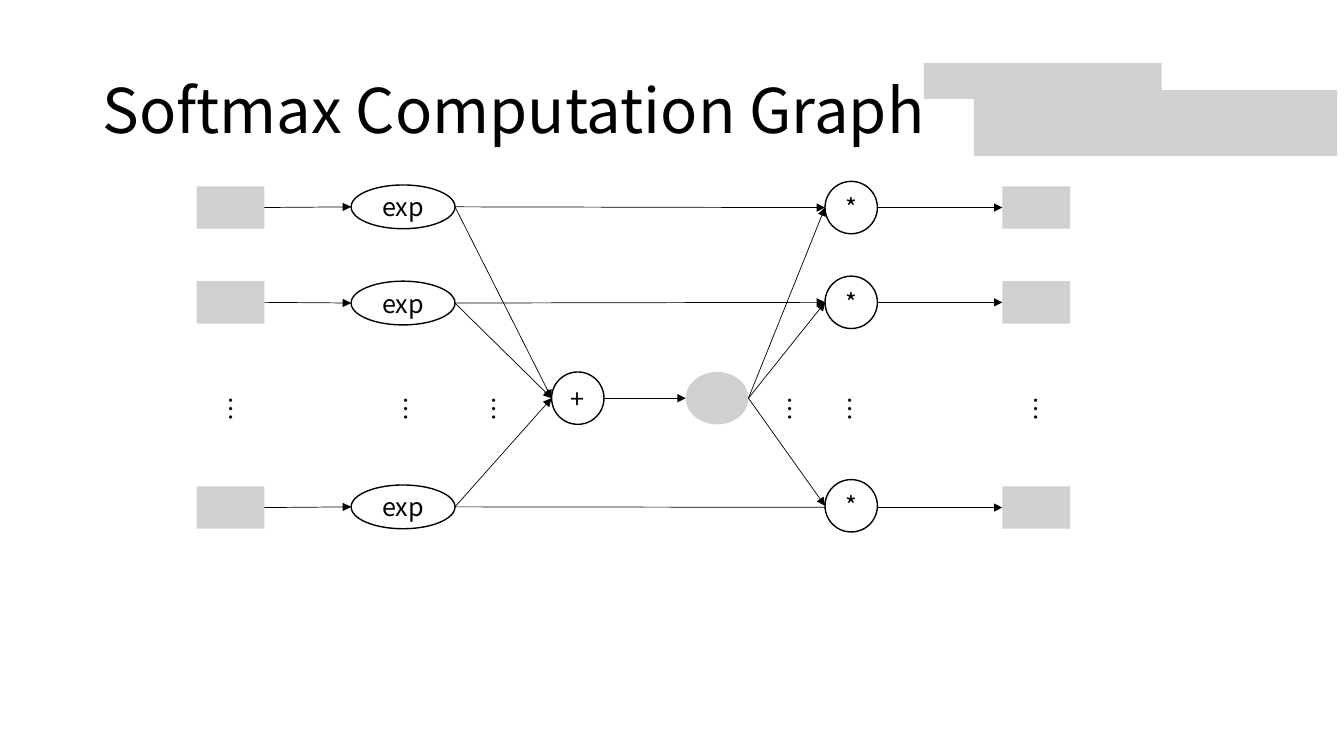
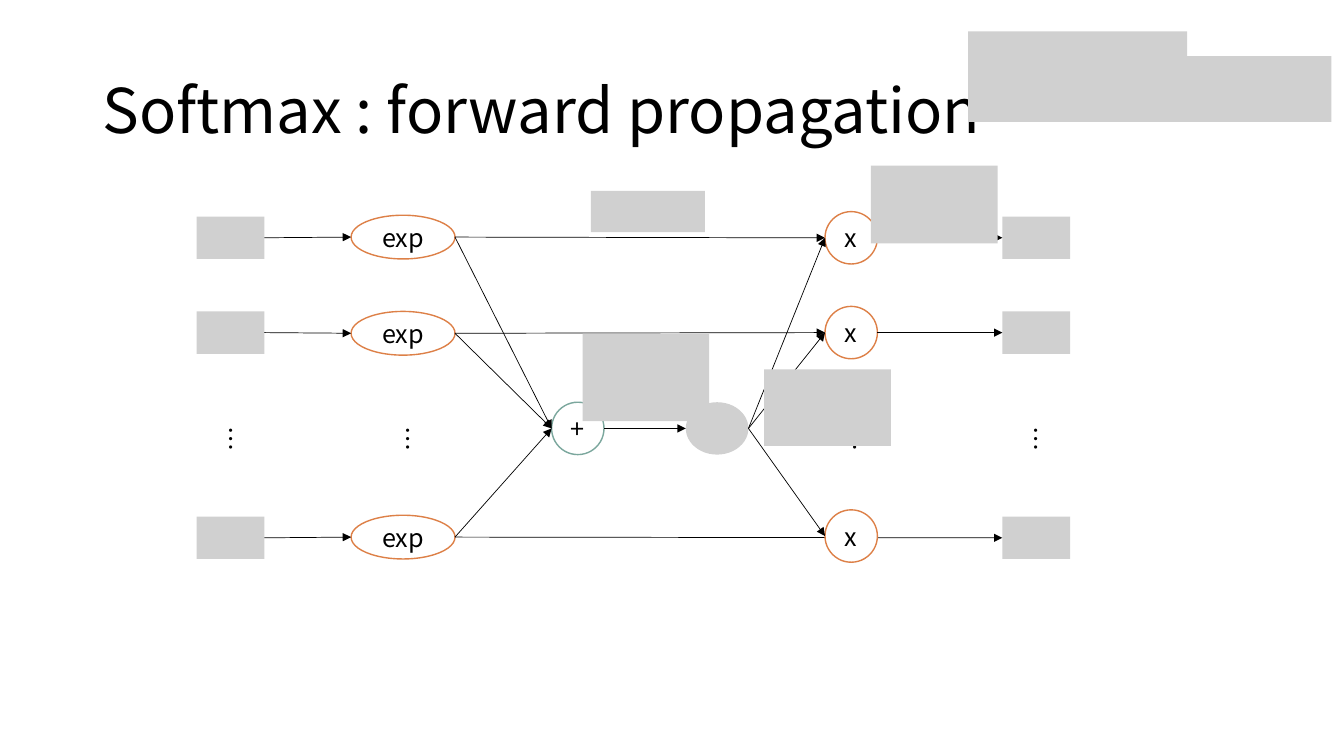
Before and after one commit to taeminlee/taeminlee.github.io_backupo, a slide deck: slide 19 of assets/figures.pptx (slide 15 before the commit). Drawn at 1344x756 pixels with LibreOffice and Linux fonts; fonts in the diff are those of the drawing; grey boxes stand for pictures. Boxes give left, top, right and bottom in pixels: in the first picture for what was removed or moved away, otherwise in the second. Text is boxed around its words. In the diff, an @@ line names an element or a change of style, - is before the commit and + after.

```diff
--- a/assets/figures.pptx
+++ b/assets/figures.pptx
@@ picture added at box(968, 31, 1187, 66) @@
@@ picture added at box(968, 56, 1331, 122) @@
@@ title at box(102, 70, 980, 149): text changed @@
-Softmax Computation Graph
+Softmax : forward propagation
@@ picture removed at box(925, 64, 1163, 100) @@
@@ picture removed at box(974, 90, 1337, 155) @@
@@ picture added at box(871, 165, 998, 243) @@
@@ picture added at box(591, 191, 705, 232) @@
@@ text in ellipse at box(845, 233, 858, 247): text changed @@
-*
+x
@@ text in ellipse at box(845, 328, 858, 342): text changed @@
-*
+x
@@ picture added at box(583, 334, 710, 421) @@
@@ text removed at box(386, 387, 426, 423) @@
-…
@@ picture added at box(764, 369, 891, 446) @@
@@ text removed at box(831, 387, 871, 423) @@
-…
@@ text "…": place and size @@
-text "…" at box(474, 387, 514, 423)
+text "…" at box(388, 417, 429, 454)
@@ ellipse "+" at box(552, 402, 604, 455): outline #000000 1 pt to #7BA79D 1 pt @@
@@ 15 arrows, 7 pictures, 7 ellipses, 2 texts: place and size @@
-15 arrows, 7 pictures, 7 ellipses, 2 texts at box(197, 181, 1070, 532)
+15 arrows, 7 pictures, 7 ellipses, 2 texts at box(197, 212, 1070, 563)
@@ text "…": place and size @@
-text "…" at box(770, 387, 811, 423)
+text "…" at box(836, 417, 876, 454)
@@ outline #000000 1 pt to #DD8047 1 pt in 6 elements at box(351, 312, 455, 355), box(351, 216, 455, 259), box(351, 515, 455, 559), box(826, 212, 878, 264), box(826, 307, 878, 359), box(826, 510, 878, 563) @@
@@ text in ellipse at box(845, 532, 858, 546): text changed @@
-*
+x
```
Also in this commit, not shown: 11 other slides changed, 12 slides added, 1 slide removed, 5 other files.
